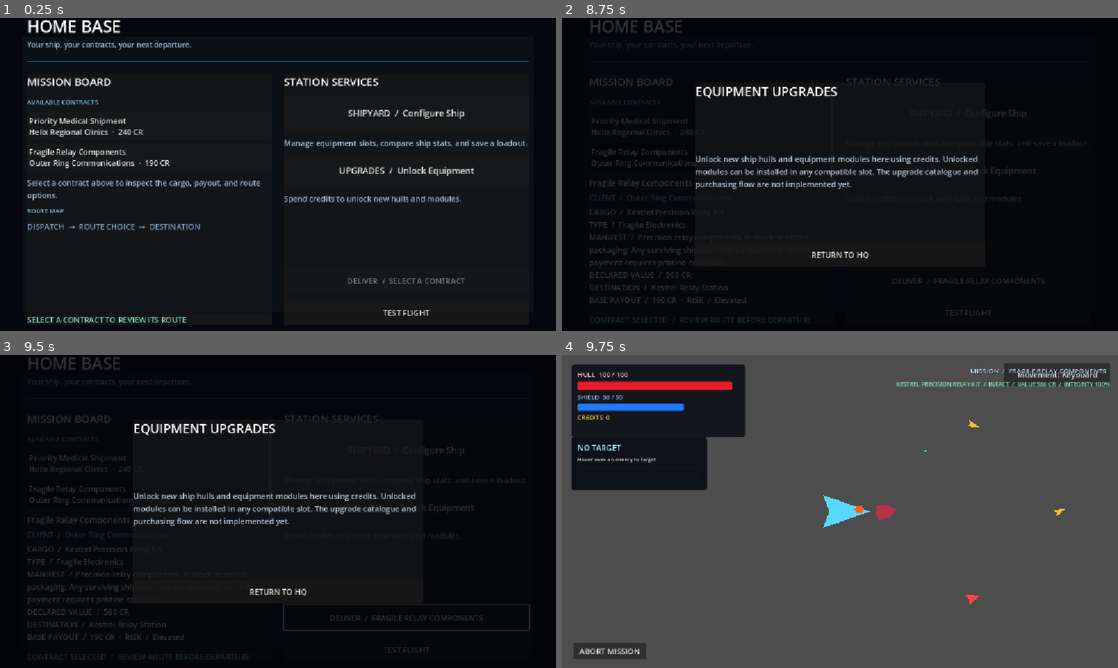
Above: before the commit, frames 1-4 (two rows, left to right).
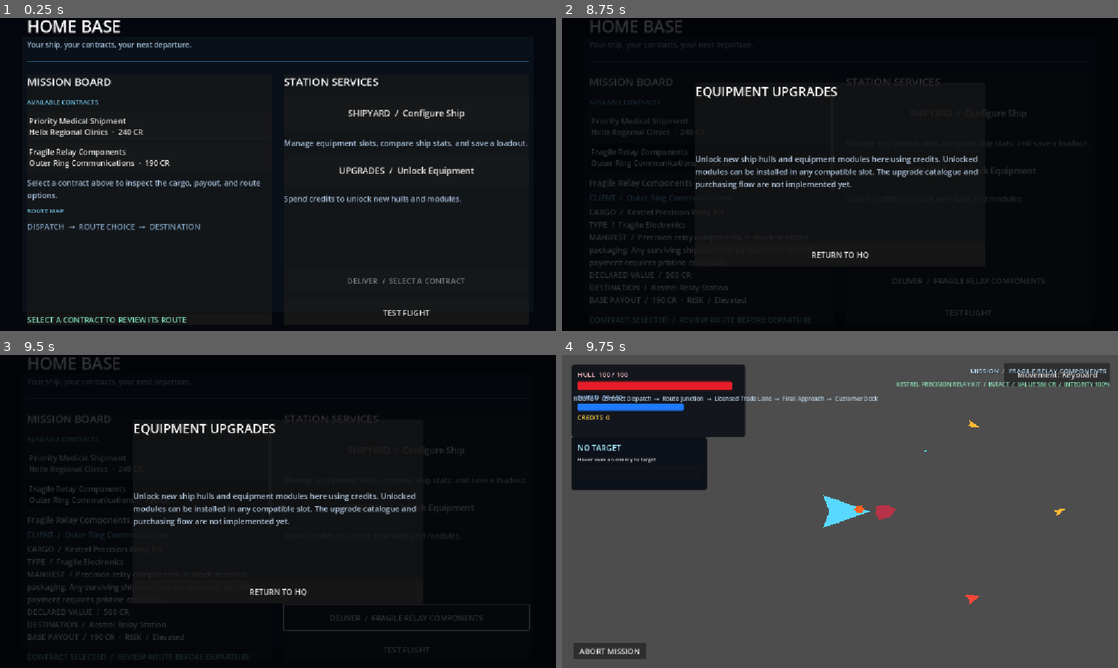
Above: after the commit, the same moments.

Repository: Bbran4/SpaceDelivery
Game: Godot game, scene res://scenes/hq.tscn
Two runs of this game, one before a commit and one after it. Both use one fixed random seed, a clock stepped at 60 frames per second and the inputs below.
Inputs (mouse positions are in pixels of both pictures, inside the frame that each line leads up to):
- Up to frame 1 (0.25 s): no input
- Up to frame 2 (8.75 s): click "Priority Medical Shipment Hel…" at 0.5 s; click "Fragile Relay Components Oute…" at 1.25 s; click "UPGRADES / Unlock Equipment" at 2 s; click "DELIVER / FRAGILE RELAY COMPO…" at 2.75 s; click "TEST FLIGHT" at 3.5 s; click "RETURN TO HQ" at 4.25 s; click "SHIPYARD / Configure Ship" at 5 s; click "Starter Courier · Common" at 5.75 s; click "Return to HQ" at 6.5 s; tap Enter at 7.25 s; move the mouse to (962, 158) at 7.27 s; hold D (right) 7.28-8 s; hold Tab 7.28-8 s; click (962, 158) at 7.42 s; tap Space at 8 s; drag from (728, 190) to (812, 237) at 8.02 s
- Up to frame 3 (9.5 s): tap Enter at 8.75 s; move the mouse to (333, 442) at 8.77 s; hold D (right) from 8.78 s (still down); hold Tab from 8.78 s (still down); click (333, 442) at 8.92 s
- Up to frame 4 (9.75 s): release D (right) at 9.5 s; release Tab at 9.5 s; tap Space at 9.5 s; drag from (812, 574) to (673, 464) at 9.52 s

Frames 1-3 are identical in both runs. In frame 4, 0.5% of the frame differs, in the area x 2-57%, y 13-16%.

Commit message:
Remove loot countdown and execute selected route path

Diff:
--- a/scripts/mission_flight.gd
+++ b/scripts/mission_flight.gd
@@ -17,7 +17,7 @@
 var cargo_condition: String = "INTACT"
 var resolution_pending: bool = false
 var credits_at_encounter_start: int = 0
-var countdown_label: Label
+var route_label: Label
 var destination_button: Button
 
 
@@ -44,10 +44,19 @@
 	player_ship.destroyed.connect(_on_player_destroyed, CONNECT_ONE_SHOT)
 	player_ship.damaged.connect(_on_player_damaged)
 
-	contact_count = clampi(3 + selected_branch.risk, 3, 8)
+	var executed_route: Array[MissionRouteNode] = _get_executed_route()
+	var route_risk: int = 0
+	var route_titles: PackedStringArray = []
+	for route_node: MissionRouteNode in executed_route:
+		route_titles.append(route_node.title)
+		if route_node.node_kind == MissionRouteNode.NodeKind.ENCOUNTER:
+			route_risk += route_node.risk
+	contact_count = clampi(2 + route_risk, 3, 8)
 	encounter_spawner.spawn_count = contact_count
 	encounter_spawner.spawn_on_ready = false
 	_build_flight_overlay()
+	if is_instance_valid(route_label):
+		route_label.text = "ROUTE  /  %s" % "  →  ".join(route_titles)
 	call_deferred("_start_encounter")
 
 
@@ -104,6 +113,19 @@
 	layer.add_child(cargo_status_label)
 	_update_cargo_status()
 
+	route_label = Label.new()
+	route_label.name = "ExecutedRouteLabel"
+	route_label.anchor_left = 0.0
+	route_label.anchor_right = 1.0
+	route_label.offset_left = 24.0
+	route_label.offset_top = 82.0
+	route_label.offset_right = -24.0
+	route_label.offset_bottom = 108.0
+	route_label.add_theme_font_size_override("font_size", 12)
+	route_label.add_theme_color_override("font_color", Color(0.72, 0.82, 0.9))
+	route_label.mouse_filter = Control.MOUSE_FILTER_IGNORE
+	layer.add_child(route_label)
+
 	abort_button = Button.new()
 	abort_button.name = "AbortMissionButton"
 	abort_button.text = "ABORT MISSION"
@@ -152,8 +174,29 @@
 		return
 	remaining_enemies = maxi(remaining_enemies - 1, 0)
 	if remaining_enemies == 0:
-		# Keep flight and loot pickup active while the pilot has time to collect drops.
-		_begin_completion_countdown()
+		# Leave flight and loot pickups active until the pilot chooses to proceed.
+		_show_destination_button()
+
+
+func _get_executed_route() -> Array[MissionRouteNode]:
+	var route: Array[MissionRouteNode] = []
+	if mission == null or selected_branch == null:
+		return route
+
+	var current: MissionRouteNode = mission.get_route_node(mission.start_node_id)
+	var visited: Dictionary = {}
+	while current != null and not visited.has(current.node_id):
+		visited[current.node_id] = true
+		route.append(current)
+		if current.node_kind == MissionRouteNode.NodeKind.CHOICE:
+			current = selected_branch
+		elif current.node_id == mission.destination_node_id:
+			break
+		elif current.next_node_ids.is_empty():
+			break
+		else:
+			current = mission.get_route_node(current.next_node_ids[0])
+	return route
 
 
 func _on_player_destroyed() -> void:
@@ -212,50 +255,12 @@
 	_show_result_screen(result)
 
 
-func _begin_completion_countdown() -> void:
+func _show_destination_button() -> void:
 	if resolution_pending or mission_resolved:
 		return
 	resolution_pending = true
 	if is_instance_valid(abort_button):
 		abort_button.disabled = true
-	countdown_label = Label.new()
-	countdown_label.name = "LootCountdownLabel"
-	countdown_label.anchor_left = 0.5
-	countdown_label.anchor_top = 0.5
-	countdown_label.anchor_right = 0.5
-	countdown_label.anchor_bottom = 0.5
-	countdown_label.offset_left = -300.0
-	countdown_label.offset_top = -62.0
-	countdown_label.offset_right = 300.0
-	countdown_label.offset_bottom = 20.0
-	countdown_label.horizontal_alignment = HORIZONTAL_ALIGNMENT_CENTER
-	countdown_label.vertical_alignment = VERTICAL_ALIGNMENT_CENTER
-	countdown_label.add_theme_font_size_override("font_size", 25)
-	countdown_label.add_theme_color_override("font_color", Color(1.0, 0.82, 0.3))
-	countdown_label.add_theme_color_override("font_shadow_color", Color(0.02, 0.04, 0.08, 0.9))
-	countdown_label.add_theme_constant_override("shadow_offset_x", 2)
-	countdown_label.add_theme_constant_override("shadow_offset_y", 2)
-	countdown_label.mouse_filter = Control.MOUSE_FILTER_IGNORE
-	var overlay: CanvasLayer = get_node_or_null("MissionOverlay") as CanvasLayer
-	if overlay != null:
-		overlay.add_child(countdown_label)
-	else:
-		add_child(countdown_label)
-	_finish_countdown()
-
-
-func _finish_countdown() -> void:
-	for seconds_left: int in range(5, 0, -1):
-		if mission_resolved:
-			return
-		if is_instance_valid(countdown_label):
-			countdown_label.text = "HOSTILES CLEARED  /  COLLECT REMAINING LOOT  /  %d" % seconds_left
-		await get_tree().create_timer(1.0).timeout
-	if mission_resolved:
-		return
-	if is_instance_valid(countdown_label):
-		countdown_label.text = "HOSTILES CLEARED  /  FINAL APPROACH OPEN"
-		countdown_label.visible = false
 	var overlay: CanvasLayer = get_node_or_null("MissionOverlay") as CanvasLayer
 	if overlay == null:
 		return
